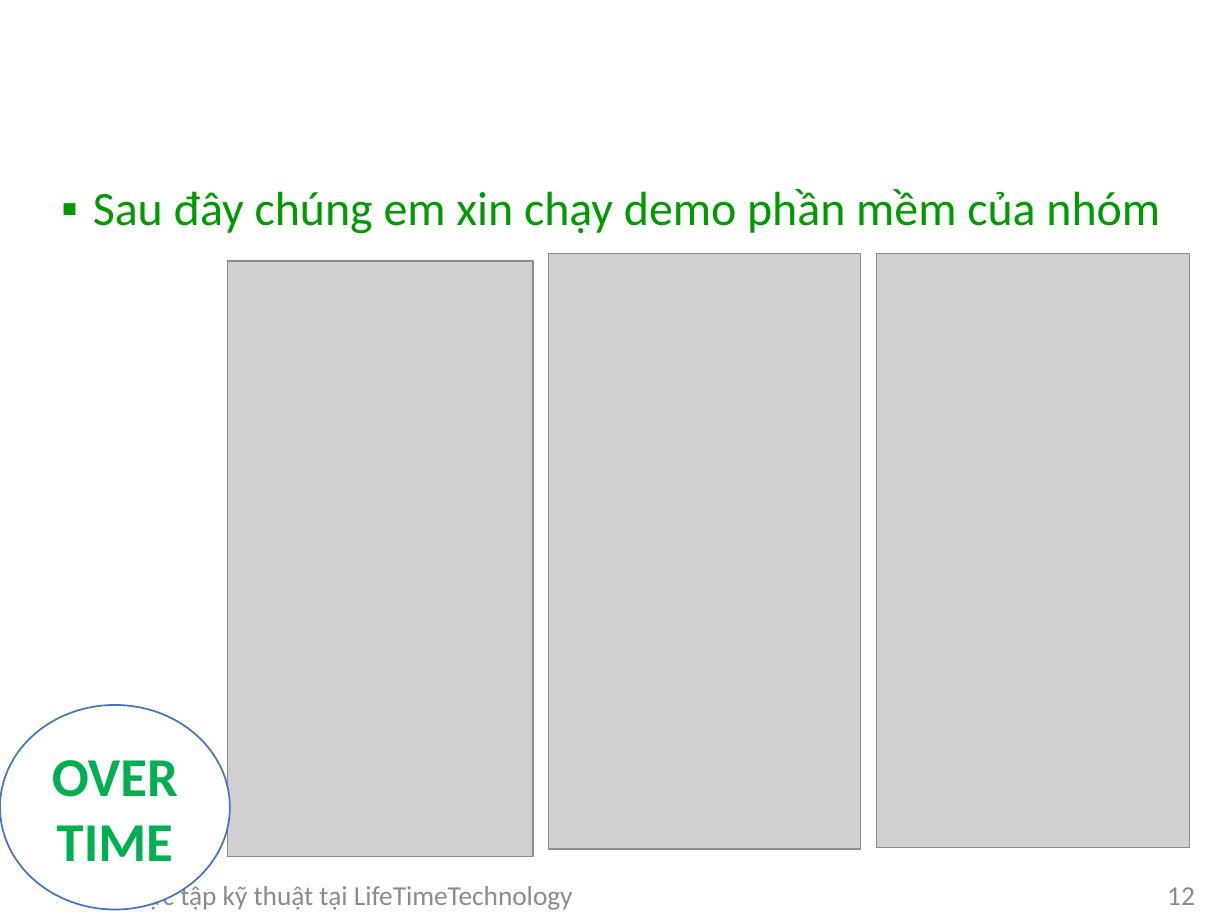
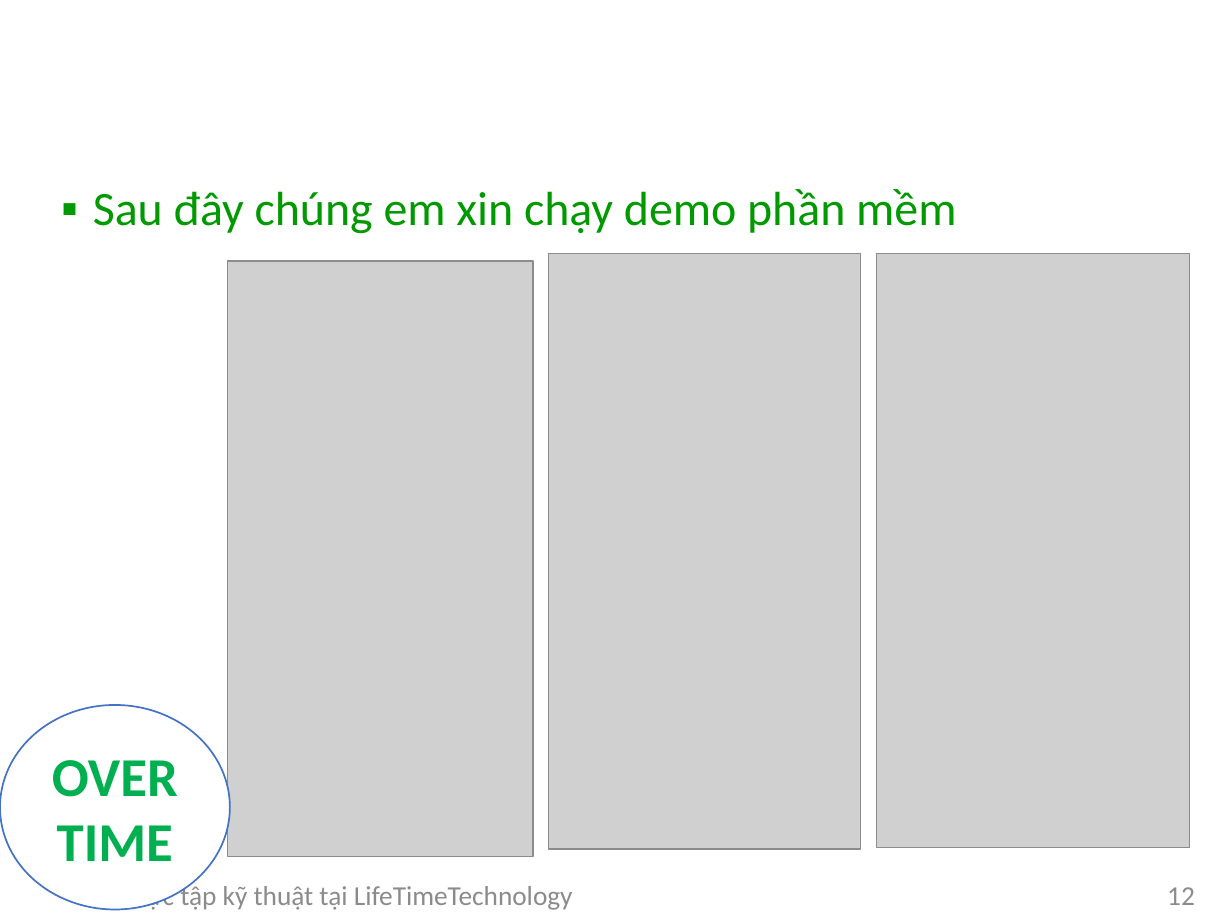
Before and after one commit to DaoVanDuong/baocaoThucTap, a slide deck: slide 12 of baocaoThucTap.pptx. Drawn at 1232x924 pixels with LibreOffice and Linux fonts; fonts in the diff are those of the drawing; grey boxes stand for pictures; background and template pictures are left out. Boxes give left, top, right and bottom in pixels: in the first picture for what was removed or moved away, otherwise in the second. Text is boxed around its words. In the diff, an @@ line names an element or a change of style, - is before the commit and + after.

```diff
--- a/baocaoThucTap.pptx
+++ b/baocaoThucTap.pptx
@@ text at (x1=93, y1=189, x2=956, y2=234): text changed @@
-▪ Sau đây chúng em xin chạy demo phần mềm của nhóm
+▪ Sau đây chúng em xin chạy demo phần mềm
```
Also in this commit, not shown: 7 other slides changed.
